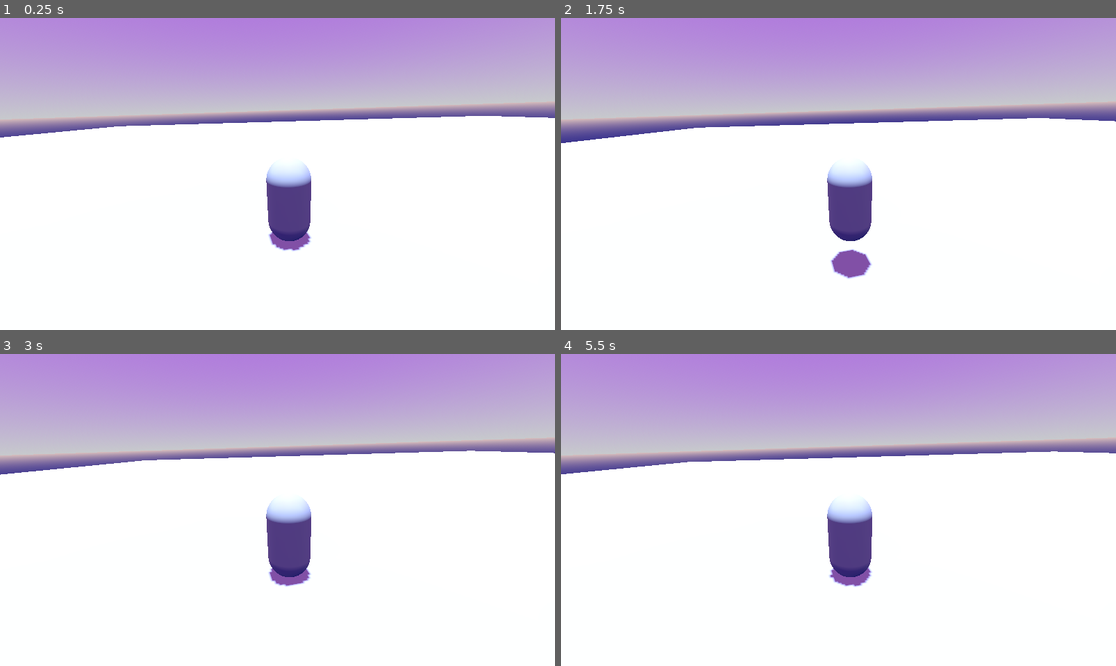
Above: before the commit, frames 1-4 (two rows, left to right).
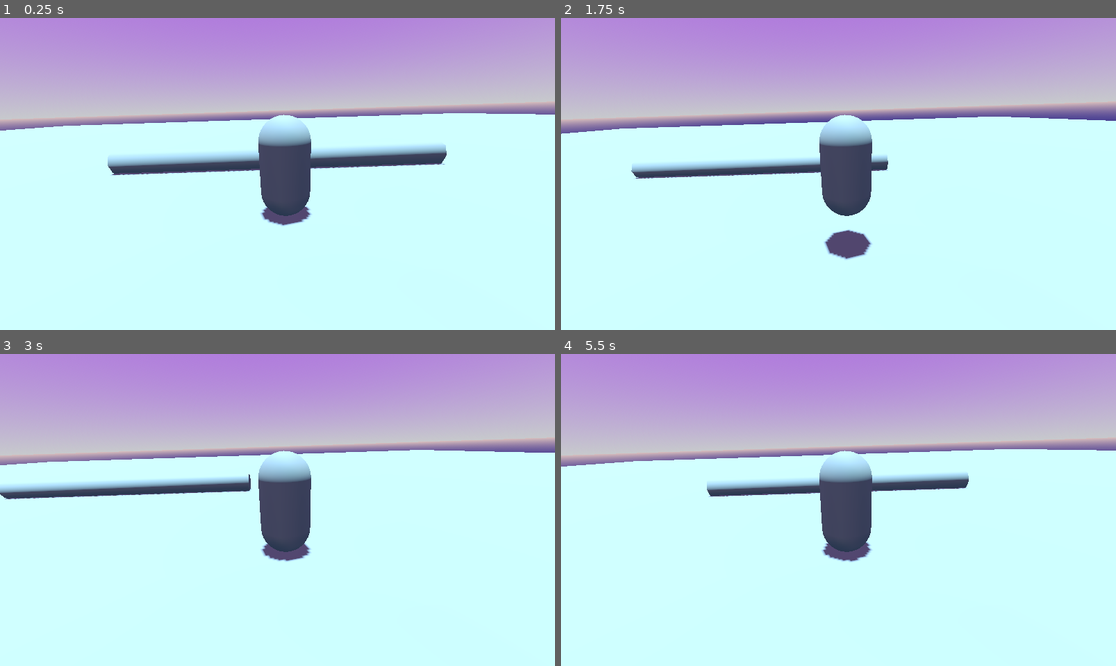
Above: after the commit, the same moments.

Repository: RachelLi7/RachelGameDesign_Labs
Game: Godot game, scene res://main.tscn
Two runs of this game, one before a commit and one after it. Both use one fixed random seed, a clock stepped at 60 frames per second and the inputs below.
Inputs:
- Up to frame 1 (0.25 s): no input
- Up to frame 2 (1.75 s): tap Enter (ui_accept) at 0.5, 0.77, 1.52 s; hold Right (ui_right) 0.53-1.28 s; hold Down (ui_down) from 1.28 s (still down)
- Up to frame 3 (3 s): release Down (ui_down) at 2.03 s; hold Right (ui_right) 2.03-2.78 s; hold Up (ui_up) from 2.78 s (still down)
- Up to frame 4 (5.5 s): tap Enter (ui_accept) at 3.02, 3.77, 4.52 s; release Up (ui_up) at 3.53 s; hold Left (ui_left) 3.53-5.03 s; hold Down (ui_down) from 5.03 s (still down)

The runs differ from the first frame. In frame 1, 67% of the frame differs, in the area x 0-100%, y 30-100%; in frame 2, 67%; in frame 3, 67%; in frame 4, 67%.

Commit message:
Update main.tscn

Diff:
--- a/lab-4/main.tscn
+++ b/lab-4/main.tscn
@@ -13,13 +13,23 @@
 [sub_resource type="Environment" id="Environment_nvkhh"]
 background_mode = 2
 sky = SubResource("Sky_xvecq")
+ambient_light_color = Color(0.283688, 0.375912, 0.375202, 1)
+ambient_light_sky_contribution = 0.15
 tonemap_mode = 2
+fog_light_color = Color(0.522531, 0.58649, 0.270752, 1)
+fog_density = 0.0784
+fog_aerial_perspective = 0.026
+fog_sky_affect = 0.55
+fog_height = 3.1
 
 [sub_resource type="CapsuleShape3D" id="CapsuleShape3D_gi887"]
 radius = 0.498114
 height = 1.98879
 
 [sub_resource type="CapsuleMesh" id="CapsuleMesh_yl4o6"]
+
+[sub_resource type="CylinderShape3D" id="CylinderShape3D_p2d01"]
+height = 12.3169
 
 [node name="Node3D" type="Node3D"]
 
@@ -45,9 +55,21 @@
 shape = SubResource("CapsuleShape3D_gi887")
 
 [node name="Camera3D" type="Camera3D" parent="CharacterBody3D"]
-transform = Transform3D(-0.0614071, -0.299495, 0.95212, -0.0309733, 0.954032, 0.298099, -0.997632, -0.0111849, -0.0678607, 4.30988, 2.92575, -0.0621011)
+transform = Transform3D(0.999451, 0.0330685, -0.0019863, -0.0309733, 0.954032, 0.298099, 0.0117527, -0.297874, 0.954533, -0.160858, 2.02368, 3.87785)
 
 [node name="MeshInstance3D" type="MeshInstance3D" parent="CharacterBody3D"]
 transform = Transform3D(1, 0, 0, 0, 1, 0, 0, 0, 1, 0, 0.942412, 0)
 mesh = SubResource("CapsuleMesh_yl4o6")
 skeleton = NodePath("../CollisionShape3D")
+
+[node name="CSGCylinder3D" type="CSGCylinder3D" parent="."]
+transform = Transform3D(-0.00191984, 0.999998, 0, -0.999998, -0.00191984, 0, 0, 0, 1, 1.82256, 0.482679, -3.72488)
+radius = 0.461745
+height = 12.2331
+
+[node name="StaticBody3D" type="StaticBody3D" parent="CSGCylinder3D"]
+transform = Transform3D(-0.00191984, -0.999998, 0, 0.999998, -0.00191984, 0, 0, 0, 1, 0.486177, -1.82163, 3.72488)
+
+[node name="CollisionShape3D" type="CollisionShape3D" parent="CSGCylinder3D/StaticBody3D"]
+transform = Transform3D(-0.00191984, 0.999998, 0, -0.999998, -0.00191984, 0, 0, 0, 1, 1.82256, 0.482679, -3.72488)
+shape = SubResource("CylinderShape3D_p2d01")
Not shown: 1 places in lab-4/main.tscn that only renumber resources
